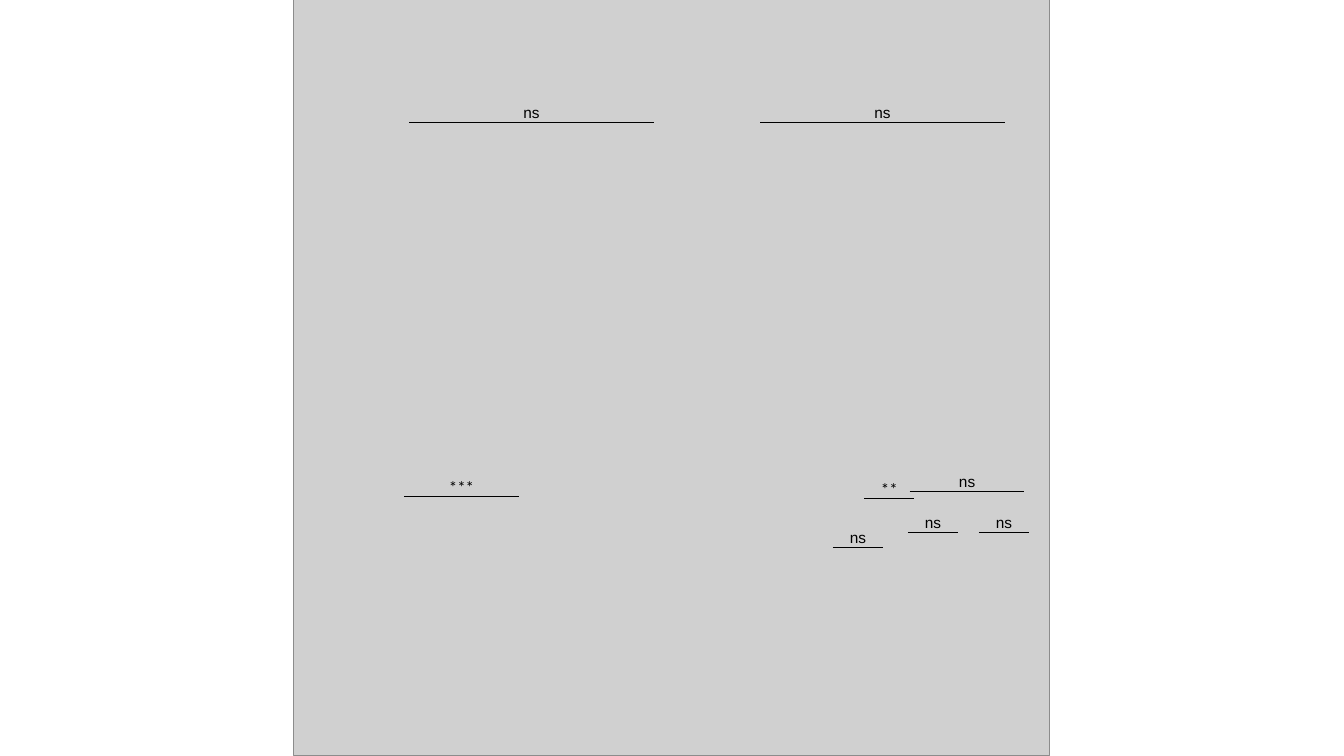
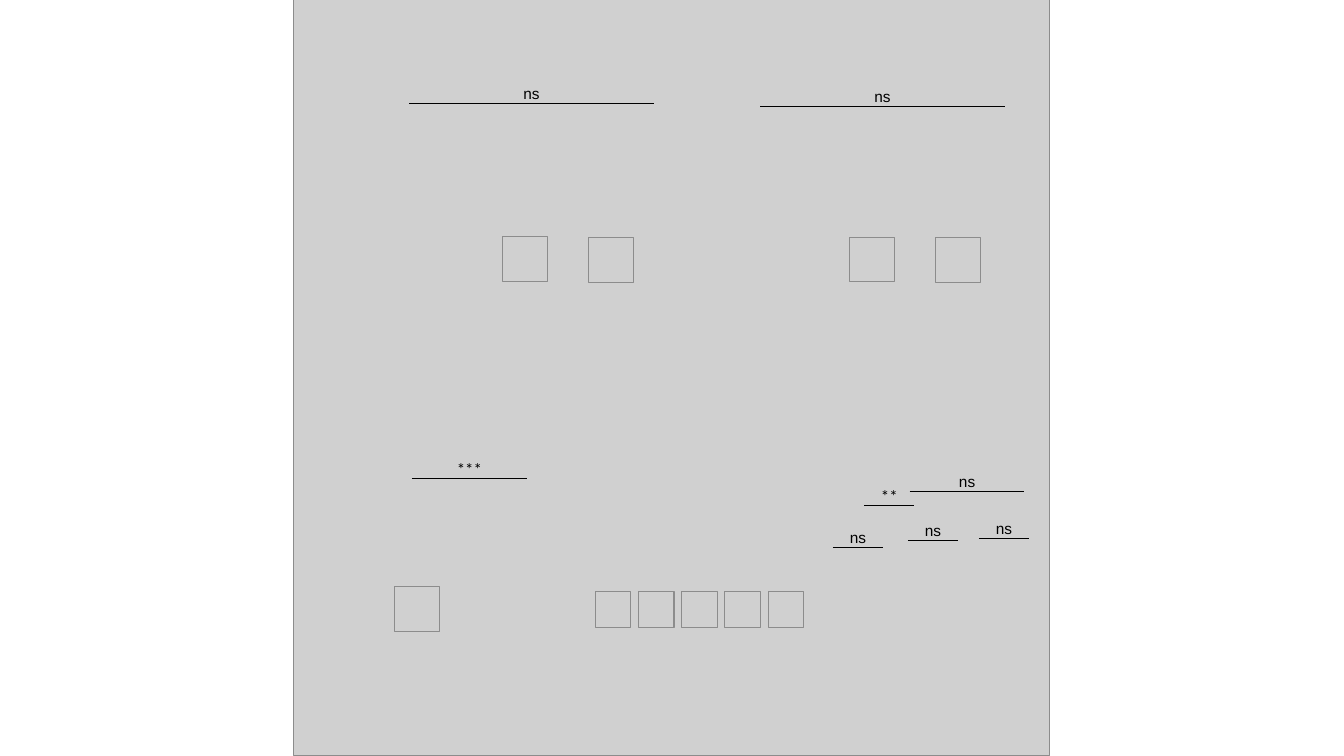
Before and after one commit to bisesi/Host-Ecology-and-Host-Range, a slide deck: slide 1 of paper-supplement/figs/supplemental-figure-3-sig.pptx. Drawn at 1344x756 pixels with LibreOffice and Linux fonts; fonts in the diff are those of the drawing; grey boxes stand for pictures. Boxes give left, top, right and bottom in pixels: in the first picture for what was removed or moved away, otherwise in the second. Text is boxed around its words. In the diff, an @@ line names an element or a change of style, - is before the commit and + after.

```diff
--- a/paper-supplement/figs/supplemental-figure-3-sig.pptx
+++ b/paper-supplement/figs/supplemental-figure-3-sig.pptx
@@ text "ns": place and size @@
-text "ns" at [523,109,539,118]
+text "ns" at [523,90,539,99]
@@ text "ns": place and size @@
-text "ns" at [874,109,890,118]
+text "ns" at [874,93,890,102]
@@ line moved from (409, 122) - (654, 122) to (409, 104) - (654, 104) @@
@@ line moved from (760, 122) - (1005, 122) to (760, 107) - (1005, 107) @@
@@ line moved from (404, 496) - (519, 496) to (412, 478) - (527, 478) @@
@@ text "***": place and size @@
-text "***" at [419,472,504,502]
+text "***" at [427,454,512,484]
@@ 2 texts, 2 lines: place and size @@
-2 texts, 2 lines at [864,474,1029,532]
+2 texts, 2 lines at [864,481,1029,538]
@@ text "ns": place and size @@
-text "ns" at [925,519,941,528]
+text "ns" at [925,527,941,536]
@@ line moved from (908, 532) - (959, 532) to (908, 540) - (959, 540) @@
@@ group added at [395,237,980,631]: 10 pictures @@
```
Also in this commit, not shown: 38 other files.
